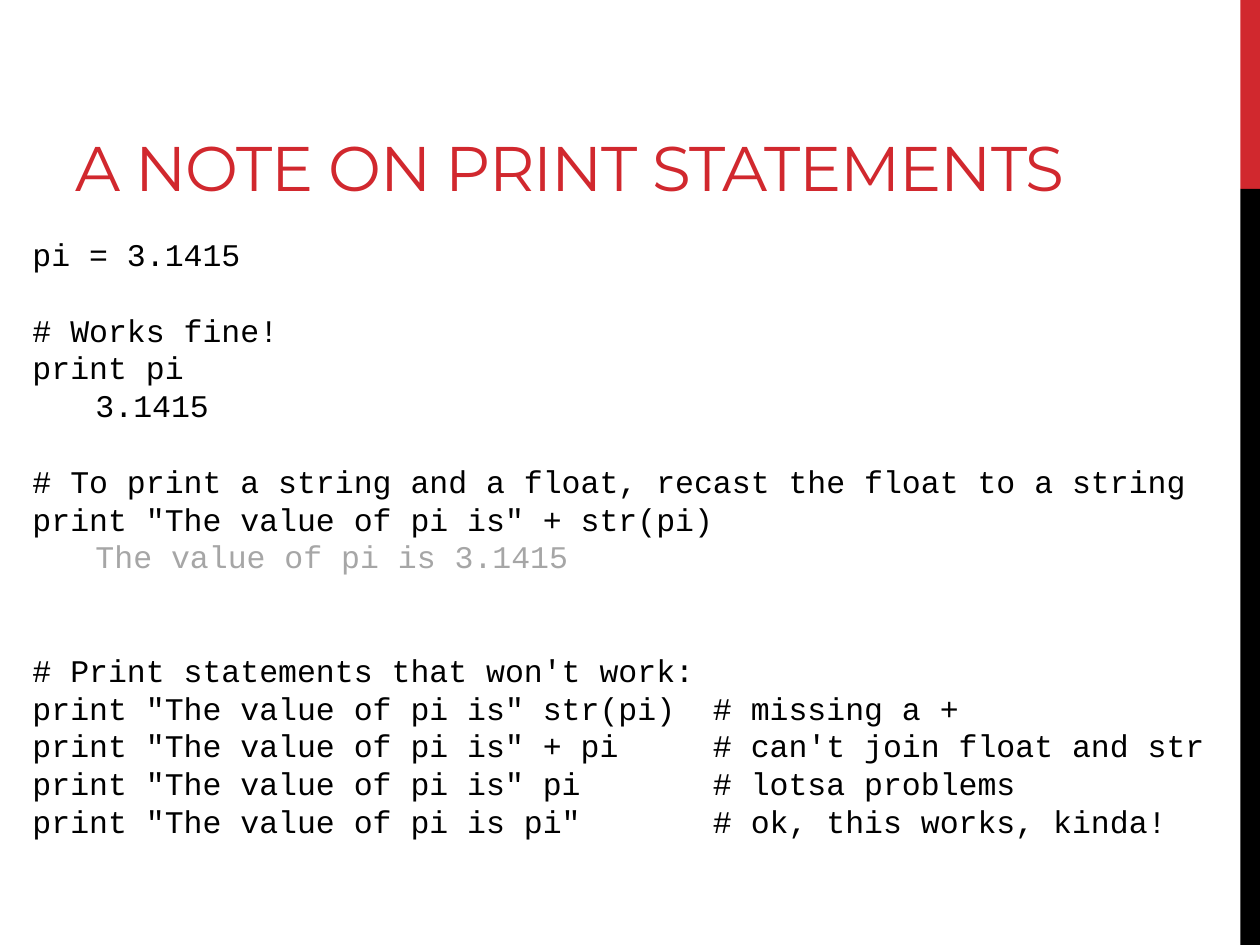
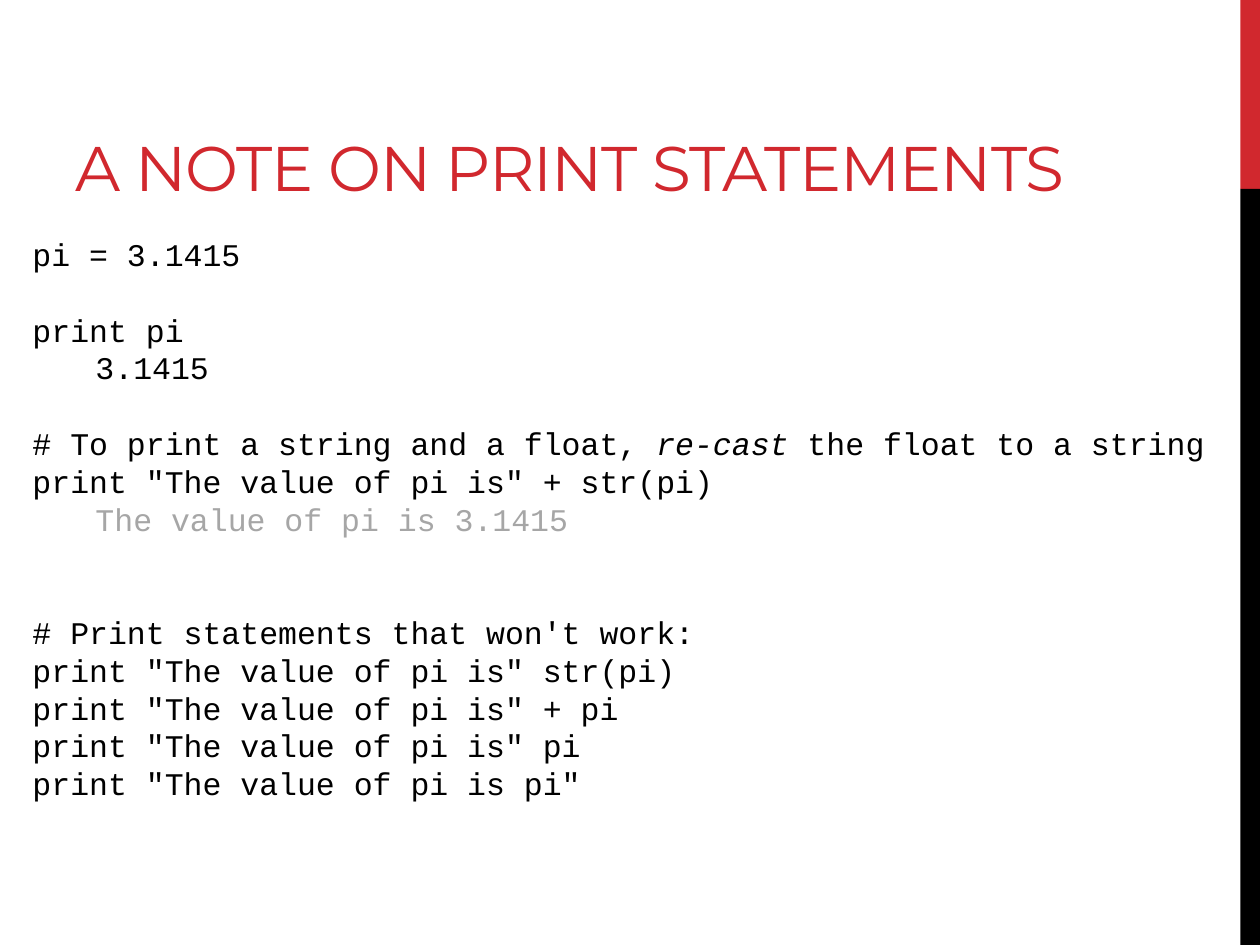
Before and after one commit to BjornFJohansson/ccbb_bigdata2015_python, a slide deck: slide 73 of slides/day1_slides.pptx. Drawn at 1260x945 pixels with LibreOffice and Linux fonts; fonts in the diff are those of the drawing. Boxes give left, top, right and bottom in pixels: in the first picture for what was removed or moved away, otherwise in the second. Text is boxed around its words. In the diff, an @@ line names an element or a change of style, - is before the commit and + after.

Commit message:
slide updates

```diff
--- a/slides/day1_slides.pptx
+++ b/slides/day1_slides.pptx
@@ text at [70, 319, 279, 343]: paragraph removed @@
-# Works fine!
@@ text at [70, 432, 1204, 462]: text changed @@
-# To print a string and a float, recast the float to a string
+# To print a string and a float, re-cast the float to a string
@@ text at [32, 659, 675, 802]: text changed @@
-print "The value of pi is" str(pi) # missing a +
-print "The value of pi is" + pi # can't join float and str
-print "The value of pi is" pi # lotsa problems
-print "The value of pi is pi" # ok, this works, kinda!
+print "The value of pi is" str(pi)
+print "The value of pi is" + pi
+print "The value of pi is" pi
+print "The value of pi is pi"
```
Also in this commit, not shown: 17 other slides changed, 1 slide added, 1 other file.
